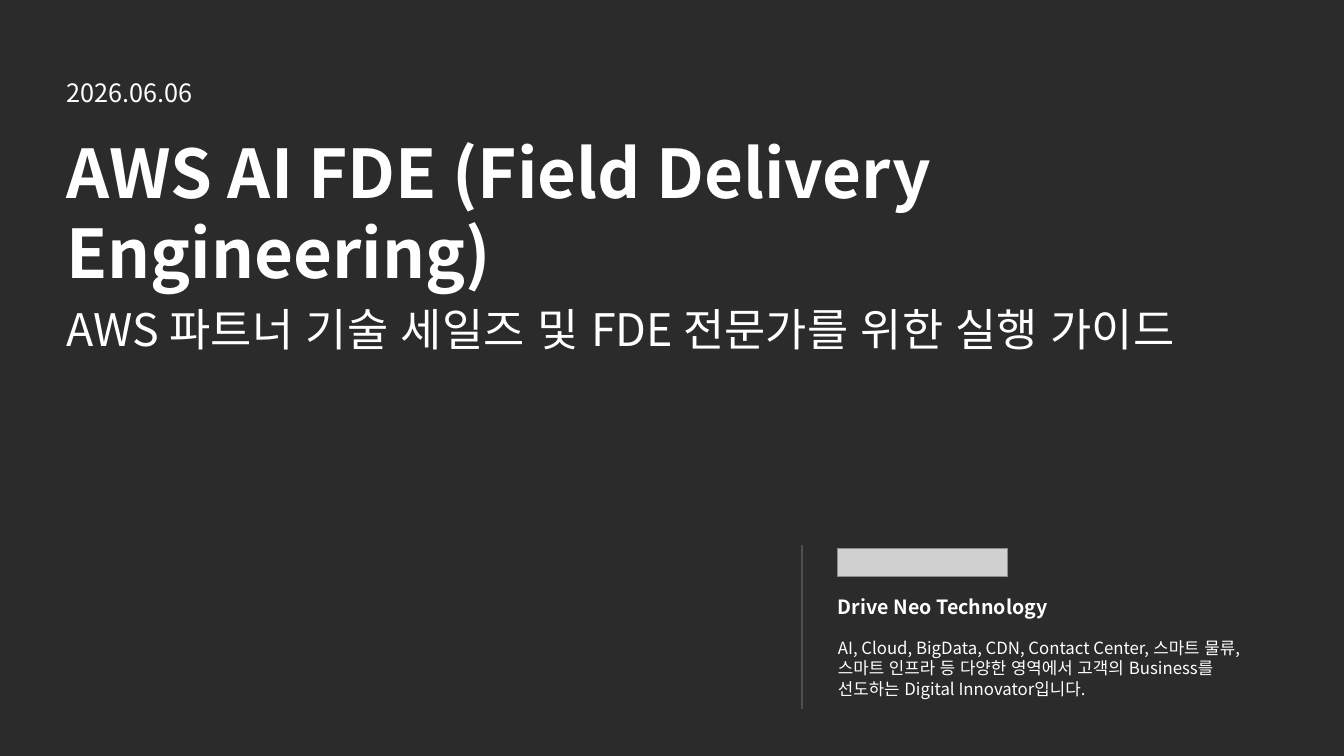
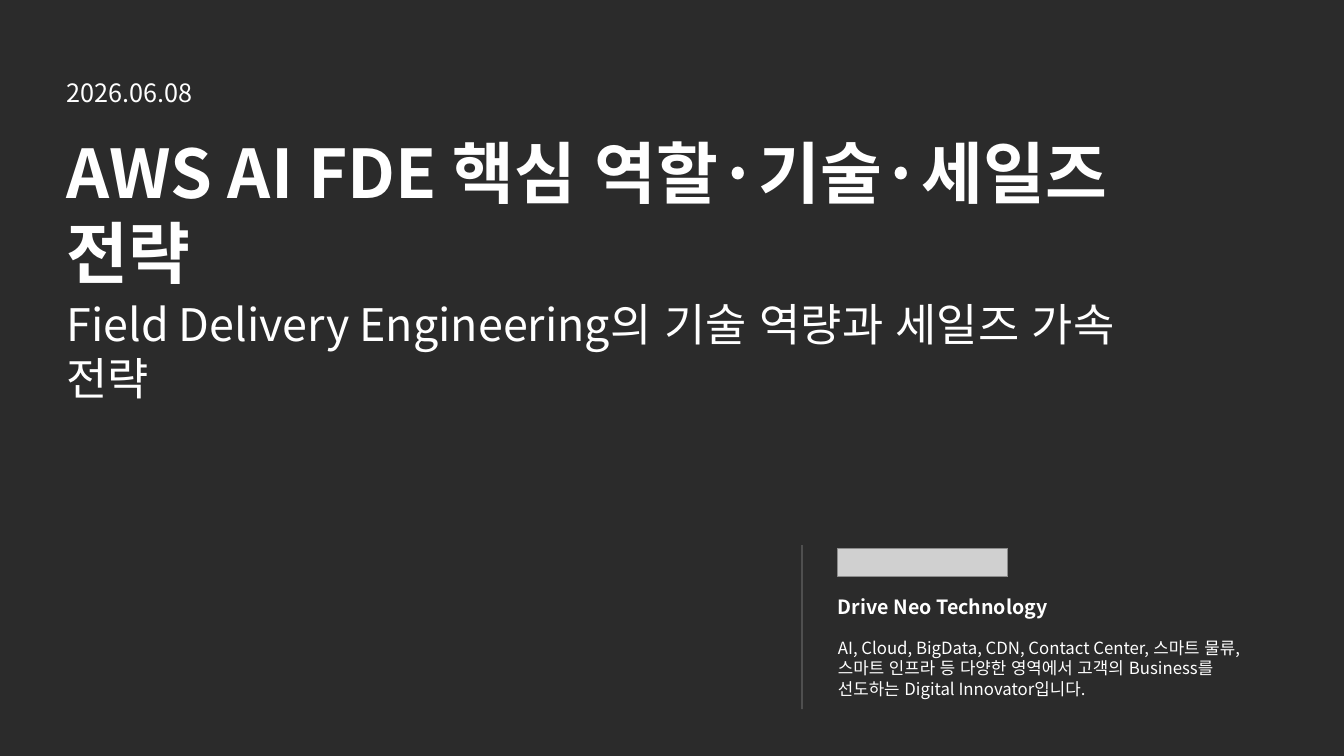
Before and after one commit to lhs6395-hslee/2026-gsn-pptx, a slide deck: slide 1 of result/AWS_AI_FDE.pptx. Drawn at 1344x756 pixels with LibreOffice and Linux fonts; fonts in the diff are those of the drawing; grey boxes stand for pictures; background and template pictures are left out; a plain dark background stands for a picture behind light text. Boxes give left, top, right and bottom in pixels: in the first picture for what was removed or moved away, otherwise in the second. Text is boxed around its words. In the diff, an @@ line names an element or a change of style, - is before the commit and + after.

```diff
--- a/result/AWS_AI_FDE.pptx
+++ b/result/AWS_AI_FDE.pptx
@@ text at (x1=66, y1=83, x2=192, y2=103): text changed @@
-2026.06.06
+2026.06.08
@@ text at (x1=66, y1=141, x2=1107, y2=284): text changed @@
-AWS AI FDE (Field Delivery Engineering)
+AWS AI FDE 핵심 역할·기술·세일즈 전략
@@ text at (x1=66, y1=304, x2=1114, y2=399): text changed @@
-AWS 파트너 기술 세일즈 및 FDE 전문가를 위한 실행 가이드
+Field Delivery Engineering의 기술 역량과 세일즈 가속 전략
```
Also in this commit, not shown: 3 other slides changed, 2 slides added, 9 slides removed, 3 other files.
